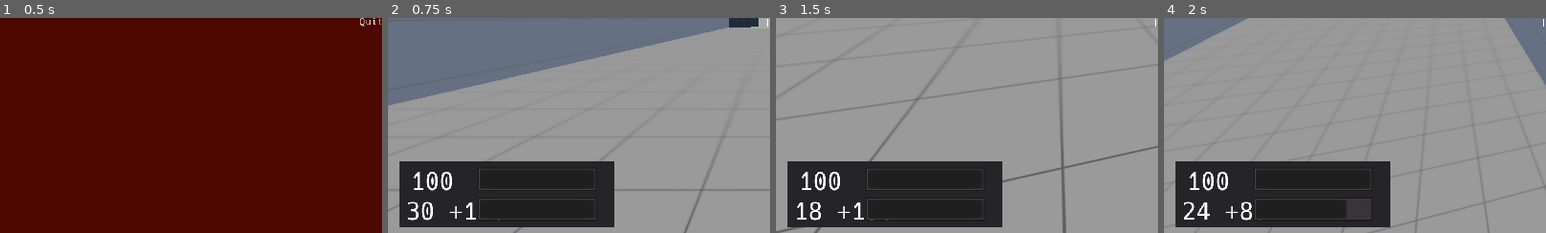
Above: before the commit, frames 1-4 (left to right).
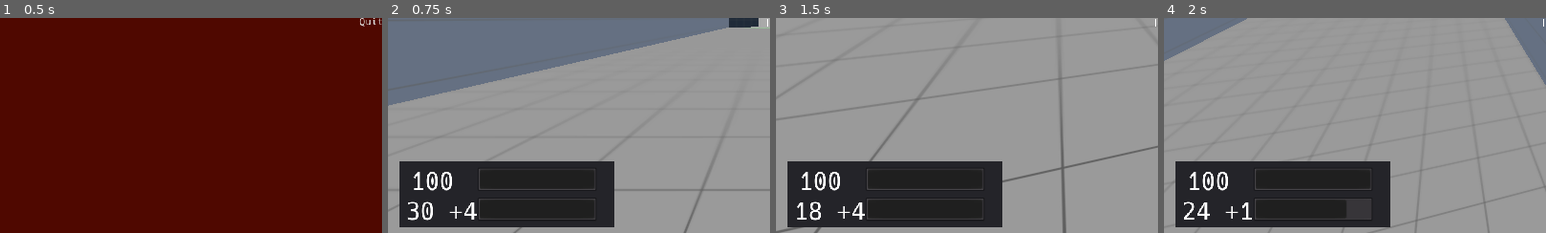
Above: after the commit, the same moments.

Repository: duckinator/keress
Game: Godot game, scene res://menus/MainMenu.tscn
Two runs of this game, one before a commit and one after it. Both use one fixed random seed, a clock stepped at 60 frames per second and the inputs below.
Inputs (mouse positions are % of the whole screen's width and height, from its top left):
- Up to frame 1 (0.5 s): no input
- Up to frame 2 (0.75 s): click "New Game" at 0.5 s
- Up to frame 3 (1.5 s): tap Enter at 1.25 s; move the mouse to (55, 50) at 1.27 s; press the mouse at (55, 50) at 1.28 s; hold W (movement_forward) from 1.28 s (still down)
- Up to frame 4 (2 s): keep holding W (movement_forward); tap Space (movement_jump) at 1.52 s
The pictures show only the part of the screen within x 0-50%, y 50-100%; the shares and areas given below are measured in that part.

Frame 1 is identical in both runs. In frame 2, 0.2% of the frame differs, in the area x 20-30%, y 85-95%; in frame 3, 0.2%; in frame 4, 0.2%.

Commit message:
improve ammo amount display

Diff:
--- a/src/player/Player.gd
+++ b/src/player/Player.gd
@@ -83,8 +83,7 @@
 	var total_ammo = 0
 	if len(inventory) > 0 and inventory[current_item] != null:
 		var item = inventory[current_item]
-		in_weapon = str(item.in_weapon) + " +" + str(item.ammo)
-		#total_ammo = 100 * item.MAX_AMMO / item.ammo
+		in_weapon = str(item.in_weapon) + " +" + str((item.ammo - item.in_weapon) / item.MAX_IN_WEAPON)
 		total_ammo = item.ammo
 	$HUD/Panel_Left/Label_Ammo.text = in_weapon
 	$HUD/Panel_Left/Ammo_Bar.value = total_ammo
